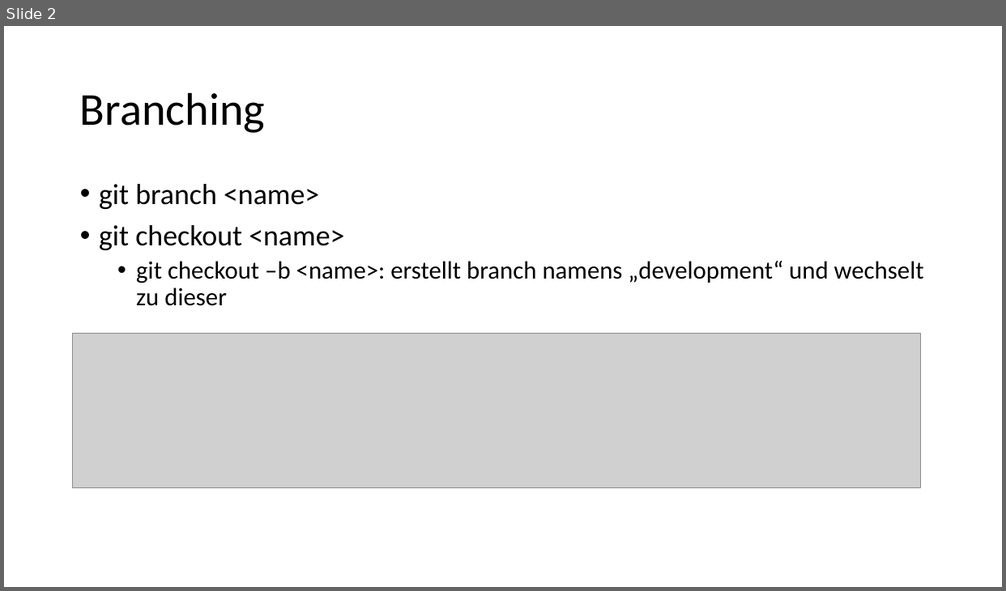
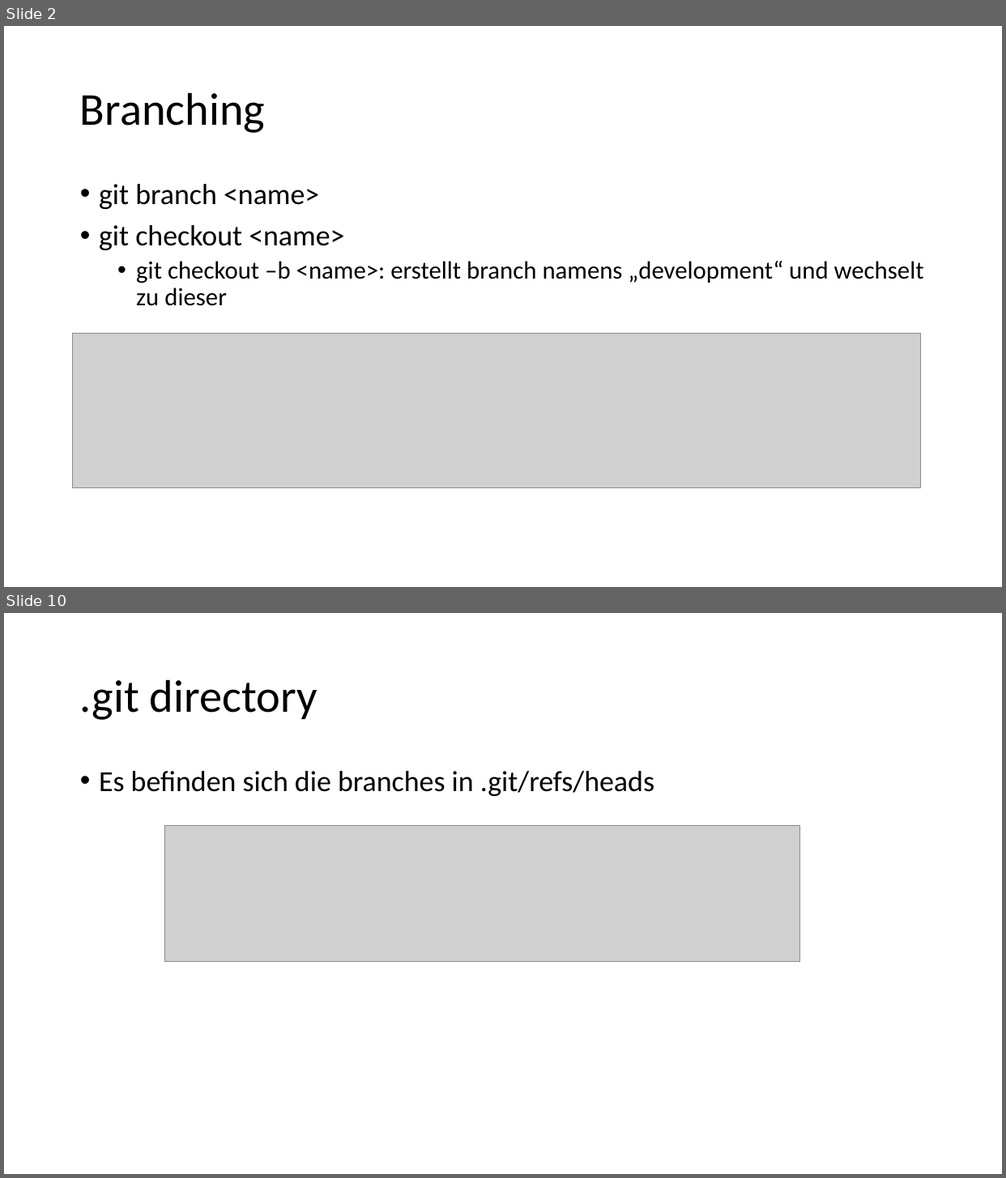
Before and after one commit to if23b066/FHTW, a slide deck: 2. Semester/Konfigurationsmanagement/exercise2/exercise2 config.pptx. Shown one above the other, each under a label of ours: slide 2 before the commit, slides 2 and 10 after it; the slides between them are not shown. The pictures are 1006x591 and 1006x1178 pixels, drawn with LibreOffice and Linux fonts; fonts in the diff are those of the drawing; grey boxes stand for pictures. Boxes give left, top, right and bottom in pixels: in the first picture for what was removed or moved away, otherwise in the second. Text is boxed around its words. In the diff, an @@ line names an element or a change of style, - is before the commit and + after.

```diff
--- a/2. Semester/Konfigurationsmanagement/exercise2/exercise2 config.pptx
+++ b/2. Semester/Konfigurationsmanagement/exercise2/exercise2 config.pptx
@@ slide 10 added at (x1=4, y1=613, x2=1002, y2=1174), background #FFFFFF @@
@@ title added at (x1=80, y1=679, x2=317, y2=720), 44 pt, text #000000 @@
+.git directory
@@ text added at (x1=99, y1=771, x2=654, y2=796), 28 pt, text #000000 @@
+• Es befinden sich die branches in .git/refs/heads
@@ picture added at (x1=165, y1=825, x2=799, y2=962) @@
```
Also in this commit, not shown: 1 slide changed, 10 other slides added.
